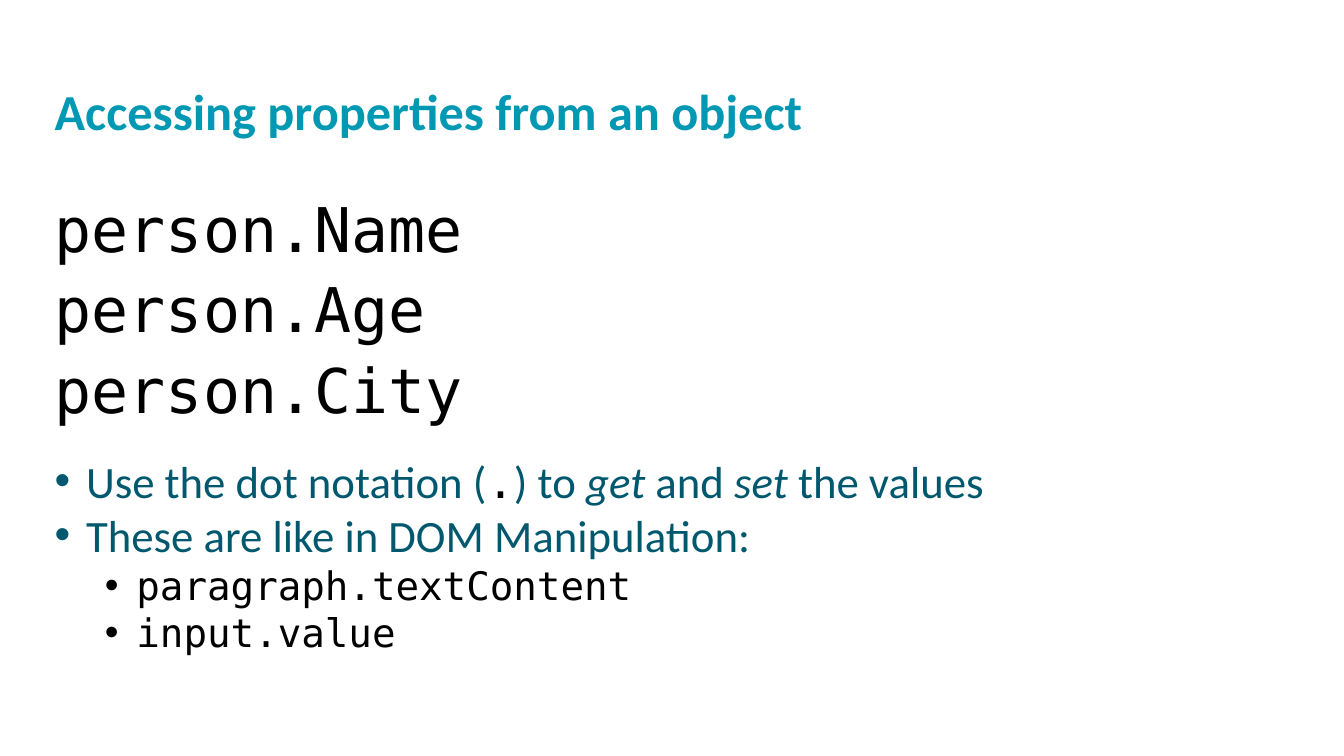
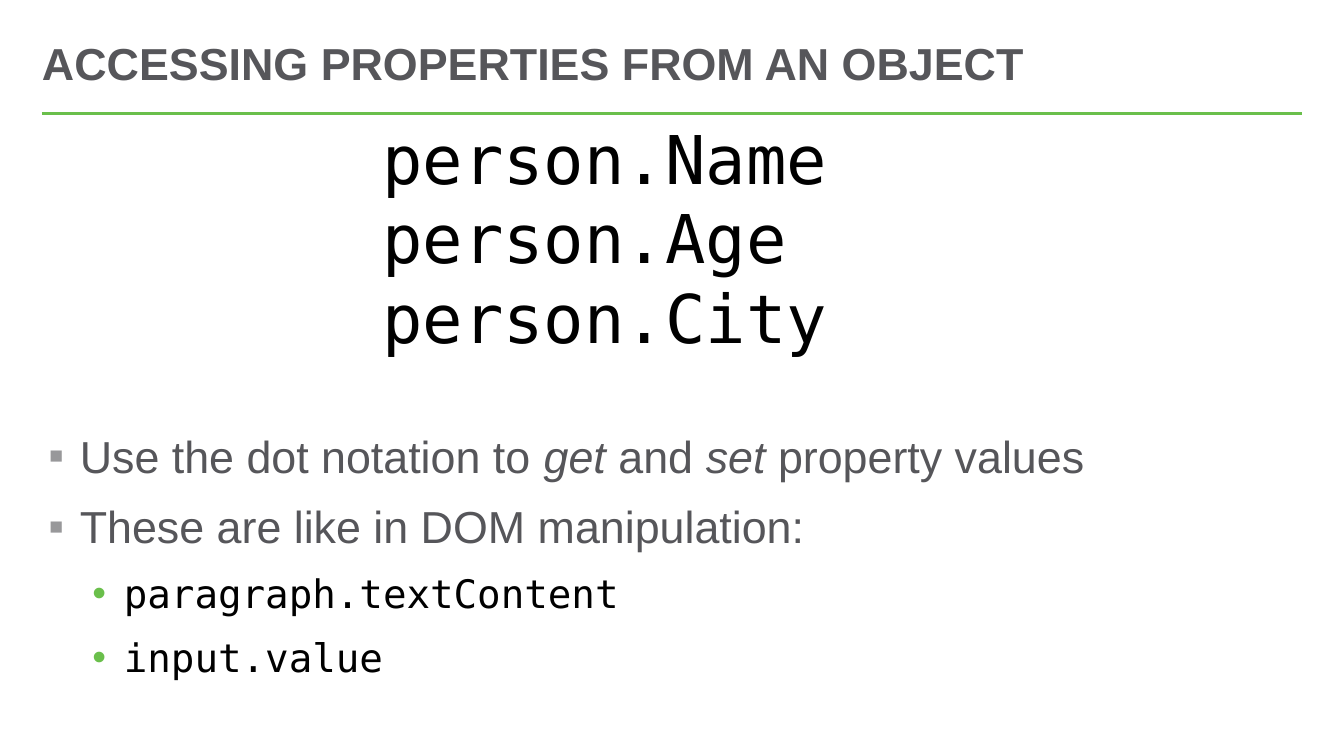
Before and after one commit to hytechclub/web-102, a slide deck: slide 4 of Week09/JavaScriptObjects.pptx (slide 5 before the commit). Drawn at 1344x756 pixels with LibreOffice and Linux fonts; fonts in the diff are those of the drawing; background and template pictures are left out. Boxes give left, top, right and bottom in pixels: in the first picture for what was removed or moved away, otherwise in the second. Text is boxed around its words. In the diff, an @@ line names an element or a change of style, - is before the commit and + after.

```diff
--- a/Week09/JavaScriptObjects.pptx
+++ b/Week09/JavaScriptObjects.pptx
@@ title "ACCESSING PROPERTIES FROM AN OBJECT" at bbox=[42, 48, 1024, 81]: vertical alignment top to middle @@
@@ title at bbox=[42, 48, 1024, 81]: text changed; size 36 to 32 pt; font Calibri to Arial; text colour #0098B2 to #56565A @@
-Accessing properties from an object
+ACCESSING PROPERTIES FROM AN OBJECT
@@ line added from (42, 113) to (1303, 113), #54C8E8 2.25 pt @@
@@ text "person.Name": place and size @@
-text "person.Name" at bbox=[86, 467, 984, 655]
+text "person.Name" at bbox=[80, 135, 1084, 680]
@@ text at bbox=[80, 135, 1084, 552]: text changed; font Calibri to Arial; text colour #00586E to #56565A @@
-• Use the dot notation (.) to get and set the values
-• These are like in DOM Manipulation:
+              person.Name
+              person.Age
+              person.City
+▪ Use the dot notation to get and set property values
+▪ These are like in DOM manipulation:
@@ text removed at bbox=[55, 207, 463, 426] @@
-person.Name
-person.Age
-person.City
@@ text at bbox=[124, 578, 619, 680]: more space between paragraphs @@
```
Also in this commit, not shown: 11 other slides changed, 2 slides added, 2 slides removed, 1 other file.
